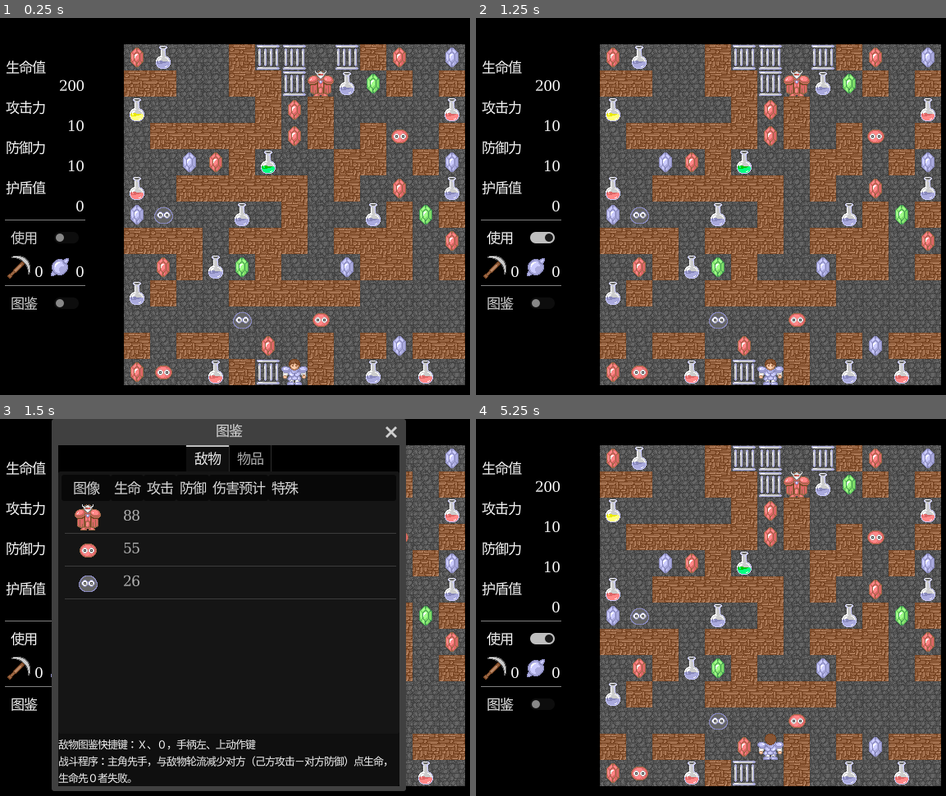
Above: before the commit, frames 1-4 (two rows, left to right).
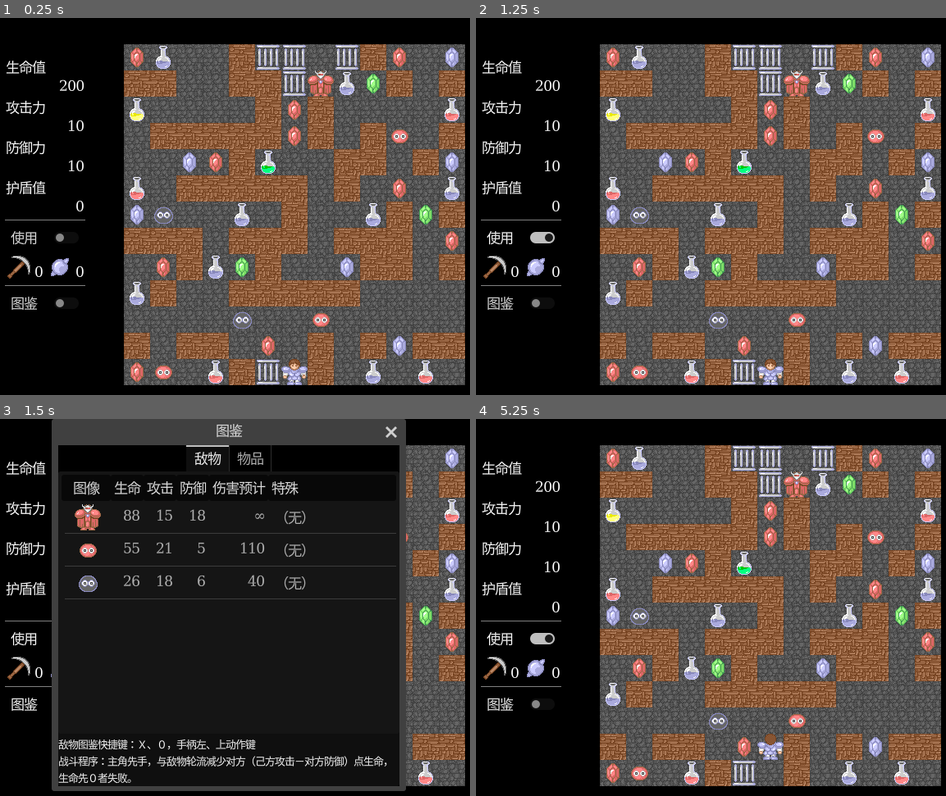
Above: after the commit, the same moments.

Repository: ParadoxV5/Magic-Tower-Godot-proto
Game: Godot game, scene res://scenes/main.tscn
Two runs of this game, one before a commit and one after it. Both use one fixed random seed, a clock stepped at 60 frames per second and the inputs below.
Inputs:
- Up to frame 1 (0.25 s): no input
- Up to frame 2 (1.25 s): click "使用" at 0.5 s
- Up to frame 3 (1.5 s): click "图鉴" at 1.25 s
- Up to frame 4 (5.25 s): tap Enter at 2, 3.5, 5 s; hold Right (right) 2.03-2.78 s; hold X (fibula) 2.03-2.78 s; tap Space at 2.75, 4.25 s; hold Down (down) 2.78-3.53 s; tap X (fibula) at 2.85, 4.35 s; hold Right (right) 3.53-4.28 s; hold X (fibula) 3.53-4.28 s; hold Up (up) 4.28-5.03 s; hold Left (left) from 5.03 s (still down); hold X (fibula) from 5.03 s (still down)

Frames 1-2 are identical in both runs. In frame 3, 0.6% of the frame differs, in the area x 33-66%, y 23-46%; in frame 4, nothing differs.

Commit message:
敌物图鉴页、角色能力值系统稍改
又忘了护盾😓

This prototype *really* shows the decisions needed for a full design.

Diff:
--- a/scenes/main-enemy_table.gd
+++ b/scenes/main-enemy_table.gd
@@ -13,18 +13,58 @@
   ## an undate tracker instance independent from tree instances
   var listener_instance: Enemy
   var table_row : TreeItem
+  enum TableColumn {TEXTURE, HP, ATK, DEF, DAMAGE_ESTIMATE, SPECIAL}
+
   func _init(table: Main_EnemyTable, key: String) -> void:
     listener_instance = (load(key) as PackedScene).instantiate()
     table_row = table.add_row(
       (listener_instance.get_node(^"Sprite2D") as Sprite2D).texture
     )
-    table_row.set_text(1, str(listener_instance.hp)) # This’ll never update in this prototype
+    table_row.set_text(TableColumn.HP , str(listener_instance.hp)) # This’ll never update in this prototype
+    # It seems that we could use a custom [class Signal] system that updates on [method Signal.connect].
+    listener_instance.atk_updated.connect(update_cell_atk)
+    update_cell_atk(listener_instance.atk)
+    listener_instance.def_updated.connect(update_cell_def)
+    update_cell_def(listener_instance.def)
+    listener_instance.special_updated.connect(update_cell_special)
+    update_cell_special(listener_instance.special_description)
+    for sig: Signal in [
+      listener_instance.atk_updated    ,
+      listener_instance.def_updated    ,
+      listener_instance.special_updated,
+      # [class Enemy]s load after [member Player.instance].
+      Player.instance.atk_updated,
+      Player.instance.def_updated,
+      Player.instance.absorption_updated
+    ]: sig.connect(refresh_damage_estimate)
+    refresh_damage_estimate()
 
   ## the number of tree instances
   var count := 0:
     set(value):
       count = value
       table_row.visible = count > 0
+
+  func update_cell_atk(value: int) -> void:
+    table_row.set_text(TableColumn.ATK, str(value))
+  func update_cell_def(value: int) -> void:
+    table_row.set_text(TableColumn.DEF, str(value))
+  func update_cell_special(value: String) -> void:
+    table_row.set_text(TableColumn.SPECIAL, value)
+
+  ## see [method Player.estimate_damage]
+  func refresh_damage_estimate(_new_value := 0) -> String:
+    var display: String
+    var estimate := listener_instance.estimate_damage()
+    if estimate[0]:
+      if estimate.size() > 1:
+        display = str(estimate.decode_s64(1))
+      else:
+        display = "∞"
+    else:
+      display = "／"
+    table_row.set_text(TableColumn.DAMAGE_ESTIMATE, display)
+    return display
 
 
 ## Keys: scene path [class String]s; Values: [class Main_EnemyTable.EnemyEntry]s
--- a/scenes/sprite_tile/character.gd
+++ b/scenes/sprite_tile/character.gd
@@ -3,22 +3,25 @@
 
 @export_group("Stats")
 
-@export var hp: int = 1: set = set_hp # Initialize positive, else it sets 0 on init and dies
-func set_hp(value: int) -> int:
-  hp = value
-  if hp <= 0:
-    destroy()
-  return hp
+signal hp_updated(hp: int)
+@export var hp := 1 : # Initialize positive, else it sets 0 on init and dies
+  set(value):
+    hp = value
+    hp_updated.emit(hp)
+    if hp <= 0:
+      destroy()
 
-@export var atk: int: set = set_atk
-func set_atk(value: int) -> int:
-  atk = value
-  return atk
+signal atk_updated(atk: int)
+@export var atk: int:
+  set(value):
+    atk = value
+    atk_updated.emit(atk)
 
-@export var def: int: set = set_def
-func set_def(value: int) -> int:
-  def = value
-  return def
+signal def_updated(def: int)
+@export var def: int:
+  set(value):
+    def = value
+    def_updated.emit(def)
 
 
 ## Calculate the damage [code]self[/code] gives to [code]other[/code] each strike
--- a/scenes/sprite_tile/enemy.gd
+++ b/scenes/sprite_tile/enemy.gd
@@ -7,6 +7,12 @@
 ## A full game would be programmatic rather than data-driven.
 @export var turn_order: Array[Turn] = [Turn.PLAYER, Turn.ENEMY]
 
+signal special_updated(special: String)
+@export var special_description := "（无）" :
+  set(value):
+    special_description = value
+    special_updated.emit(special_description)
+
 
 ## Opening only one scene is still a scene transition.
 func _enter_tree() -> void:
@@ -14,6 +20,7 @@
 ## also includes when [method free]d, unlike [method _enter_tree]
 func _exit_tree() -> void:
   Main_EnemyTable.instance.get_entry(scene_file_path).count -= 1
+
 
 
 ## From the given number of attacks the [code]player[/code] requires to take [code]self[/code] down,
@@ -58,14 +65,14 @@
   ret.resize(9) # [code]ret.size()[/code] + [code]sizeof(int)[/code]
   ret.encode_s64( # [class int] is signed 64-bit
     1, # From index 1 (i.e., skip the 1st byte, which is the [code]bool[/code])
-    estimate_counterattacks(player_attacks) * damage_dealt
+    max(estimate_counterattacks(player_attacks) * damage_dealt - player.absorption, 0)
   )
   return ret
 
 ## Even though this method can simply subtract the formula-derived [method estimate_damage]
 ## as with most modern 魔塔 (Magic Tower) games,
 ## I chose to actually simulate a turn-based battle so game-over HPs can be realistic negatives.
-## This design (in a full game) also grants extra extensibility, especially for 蓝海 designs.
+## This design (in a full game) also grants extra extensibility, especially for 蓝海 designs where even the DPS can vary.
 func battle(player := Player.instance) -> void:
   var damage_taken :=   self.get_damage_taken(player)
   var damage_dealt := player.get_damage_taken(self)
--- a/scenes/sprite_tile/player.gd
+++ b/scenes/sprite_tile/player.gd
@@ -1,30 +1,5 @@
 class_name Player extends Character
 
-## Not necessarily the Singleton pattern,
-## but this would track the [i]current[/i] player if the game has multiple
-##
-## (Not using signals because this matches the full game plan better –
-#   it’s a limitation of this prototype.)
-static var instance: Player = null:
-  set(value):
-    instance = value
-    instance.emit_all_updated()
-
-
-signal hp_updated(hp: int)
-func set_hp(value: int) -> int:
-  hp_updated.emit(super(value))
-  return hp
-
-signal atk_updated(atk: int)
-func set_atk(value: int) -> int:
-  atk_updated.emit(super(value))
-  return atk
-
-signal def_updated(def: int)
-func set_def(value: int) -> int:
-  def_updated.emit(super(value))
-  return def
 
 signal absorption_updated(absorption: int)
 @export var absorption: int:
@@ -53,6 +28,17 @@
   absorption_updated.emit(absorption)
   picks_updated     .emit(picks)
   bombs_updated     .emit(bombs)
+
+
+## Not necessarily the Singleton pattern,
+## but this would track the [i]current[/i] player if the game has multiple
+##
+## (Not using signals because this matches the full game plan better –
+#   it’s a limitation of this prototype.)
+static var instance: Player = null:
+  set(value):
+    instance = value
+    instance.emit_all_updated()
 
 func _ready() -> void:
   instance = self
